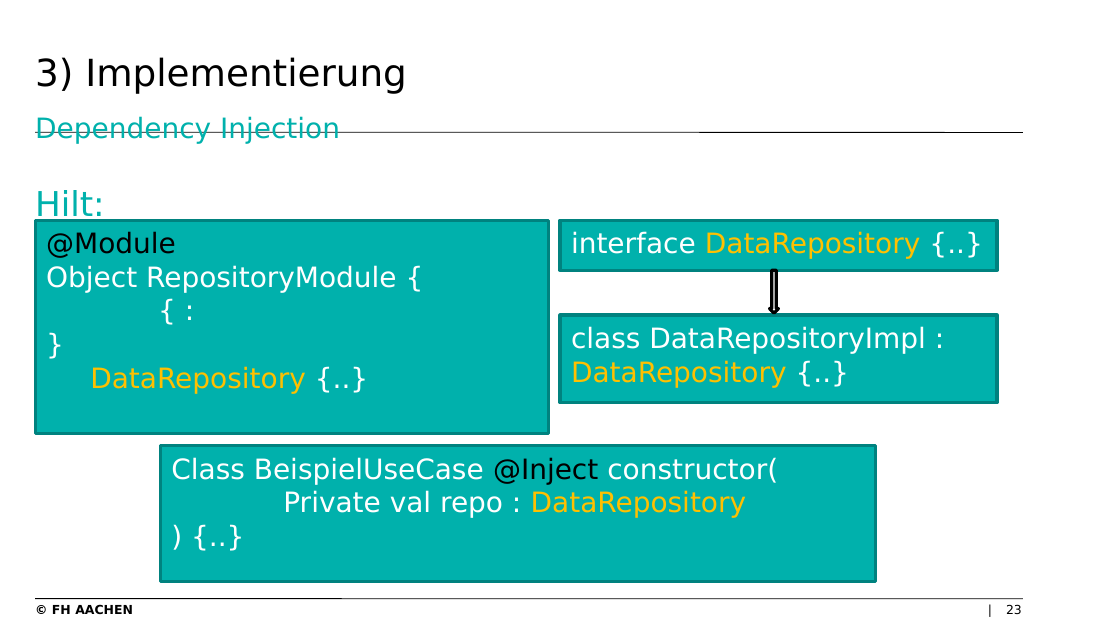
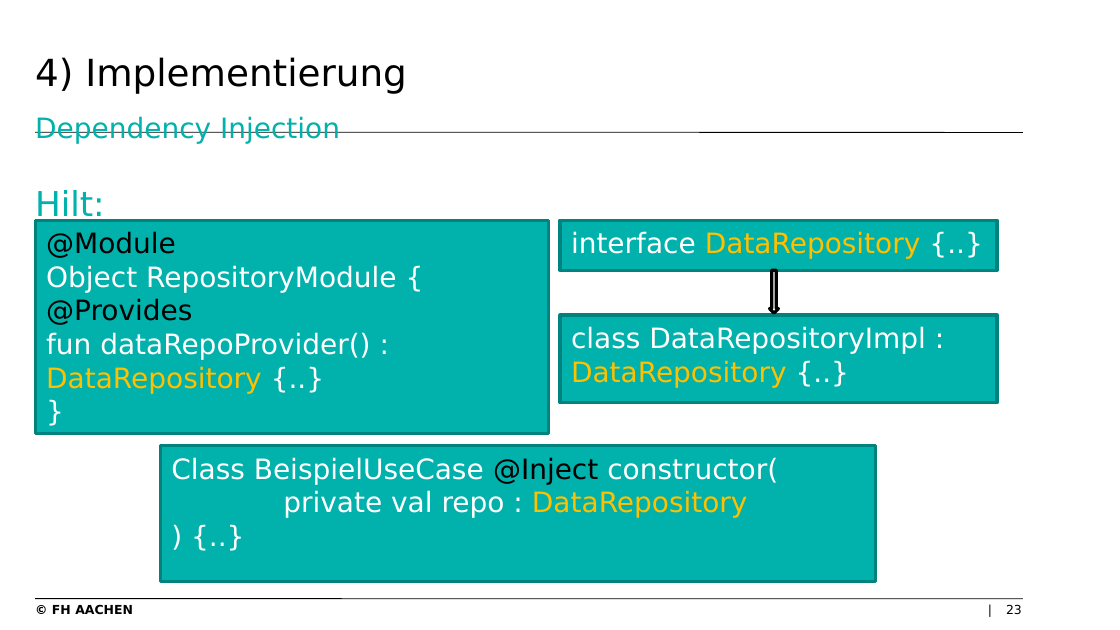
Before and after one commit to levithas/Bachelorprojekt, a slide deck: slide 23 of Dokumentation/Präsentation.pptx. Drawn at 1120x630 pixels with LibreOffice and Linux fonts; fonts in the diff are those of the drawing; background and template pictures are left out. Boxes give left, top, right and bottom in pixels: in the first picture for what was removed or moved away, otherwise in the second. Text is boxed around its words. In the diff, an @@ line names an element or a change of style, - is before the commit and + after.

```diff
--- a/Dokumentation/Präsentation.pptx
+++ b/Dokumentation/Präsentation.pptx
@@ title at [35, 57, 407, 144]: text changed @@
-3) Implementierung
-Dependency Injection
+4) Implementierung
+Dependency Injection
@@ text in rectangle at [46, 298, 370, 394]: text changed @@
-{ :
+@Provides
+fun dataRepoProvider() : DataRepository {..}
@@ text in rectangle at [90, 366, 306, 394]: paragraph removed @@
-DataRepository {..}
@@ text in rectangle at [283, 490, 748, 518]: text changed @@
-Private val repo : DataRepository
+private val repo : DataRepository
```
Also in this commit, not shown: 22 other slides changed.
